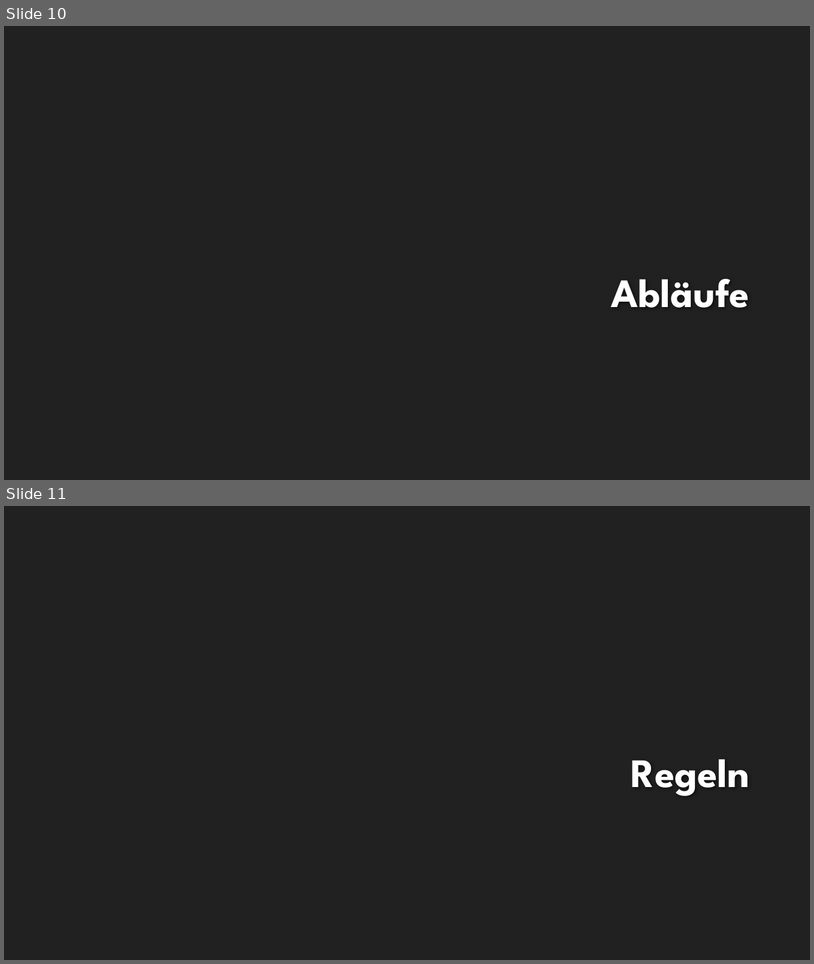
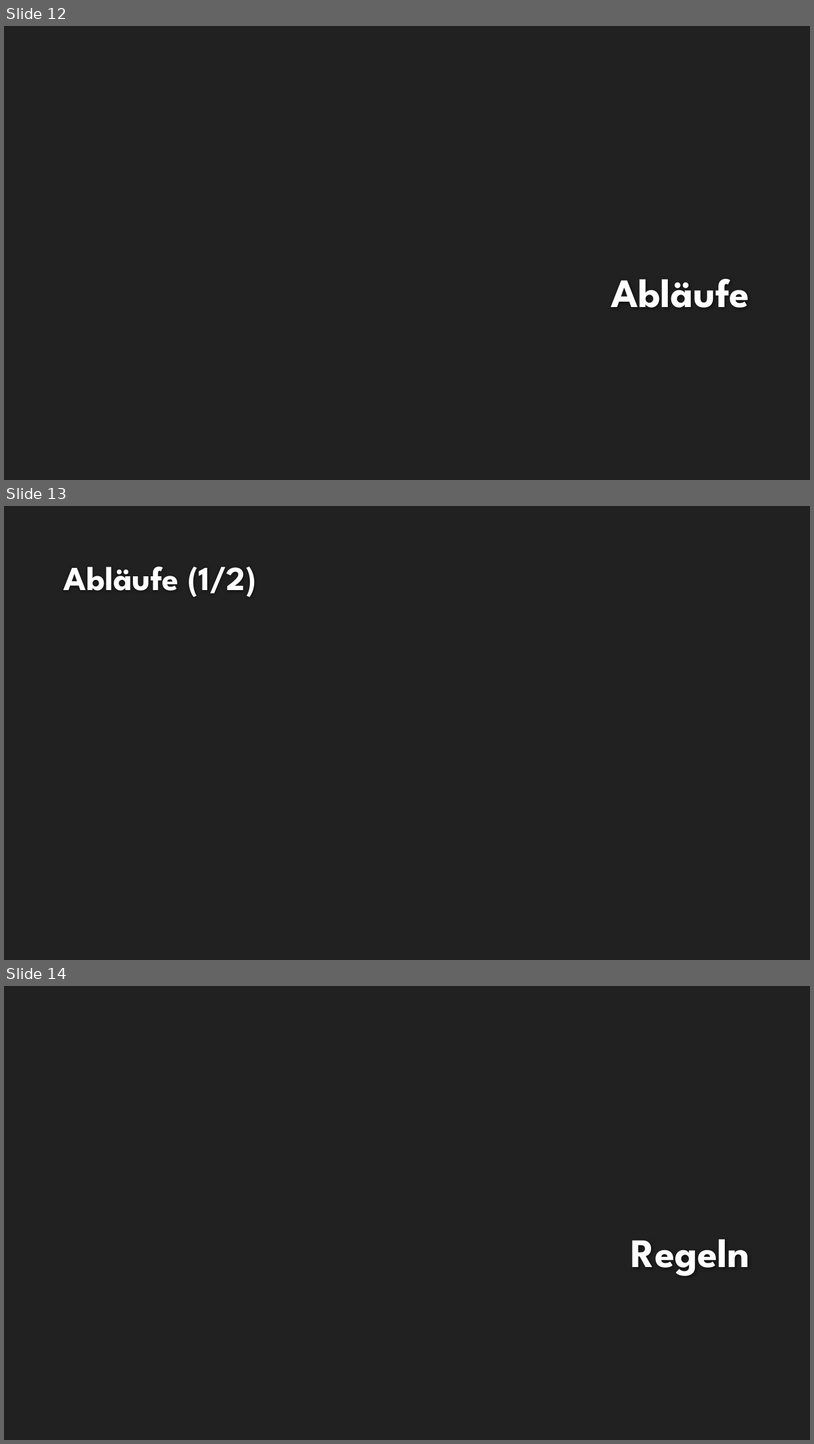
Before and after one commit to EmKaCe/DoctorWhy, a slide deck: Information/Präsentation.pptx. Shown one above the other, each under a label of ours: slides 10 and 11 before the commit, slides 12, 13 and 14 after it. The pictures are 814x964 and 814x1444 pixels, drawn with LibreOffice and Linux fonts; fonts in the diff are those of the drawing; background and template pictures are left out. Boxes give left, top, right and bottom in pixels: in the first picture for what was removed or moved away, otherwise in the second. Text is boxed around its words. In the diff, an @@ line names an element or a change of style, - is before the commit and + after.

```diff
--- a/Information/Präsentation.pptx
+++ b/Information/Präsentation.pptx
@@ slide 13 added at box(4, 506, 810, 960), background #212121 @@
@@ title added at box(63, 567, 256, 597), 40 pt, text #FEFEFE, bold @@
+Abläufe (1/2)
@@ what was slide 10 is now slide 12 @@
@@ what was slide 11 is now slide 14 @@
```
Also in this commit, not shown: 1 slide changed, 6 other slides added.
